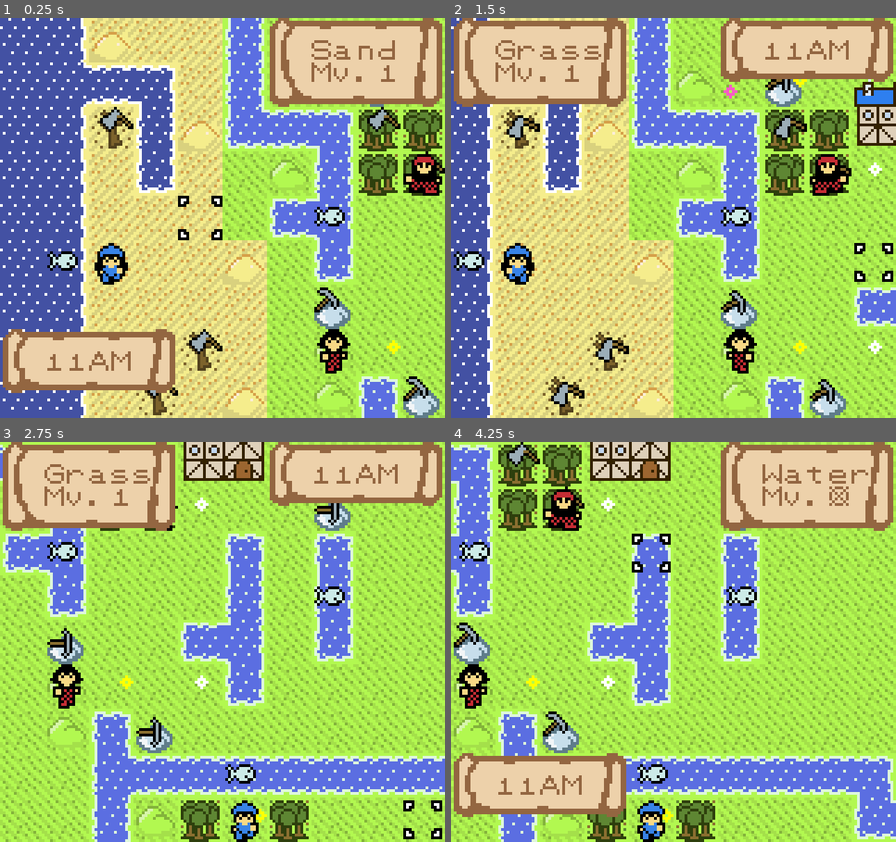
Above: before the commit, frames 1-4 (two rows, left to right).
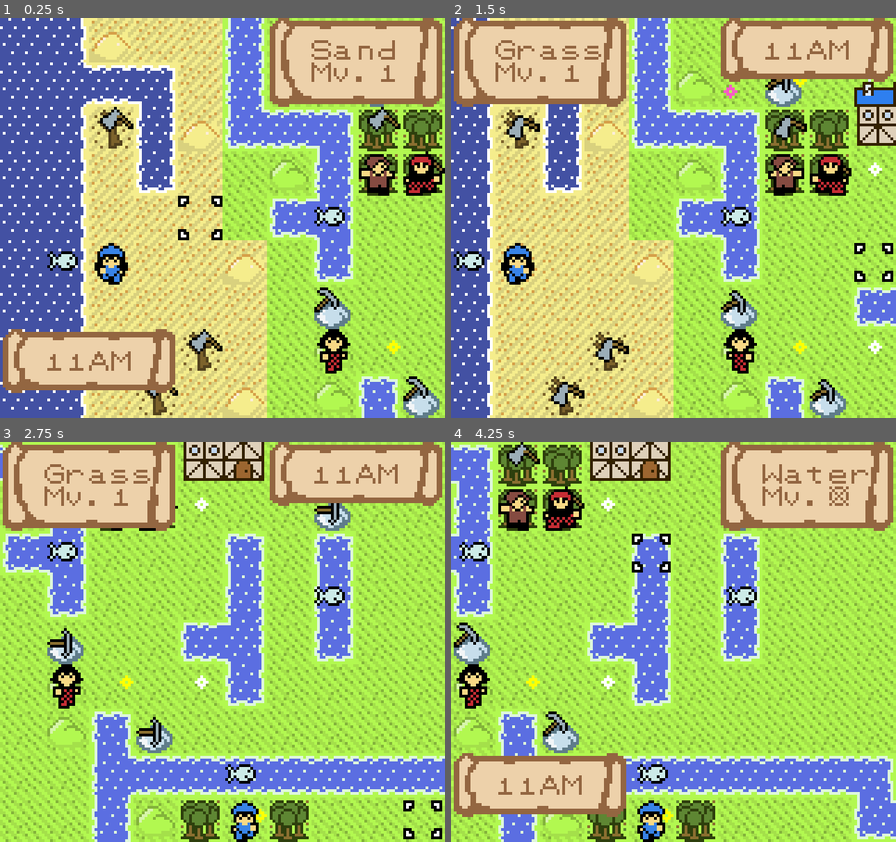
Above: after the commit, the same moments.

Repository: SummonerL/GuildBuilders
Game: Godot game, scene res://Scenes/Overworld/Overworld_Scene.tscn
The game is run twice, just before and just after one commit, with the same random seed, the same clock (stepped at 60 frames per second) and the same inputs. Sound files missing from this copy of the repository are replaced by a short silence.
Inputs:
- Up to frame 1 (0.25 s): no input
- Up to frame 2 (1.5 s): tap Enter (ui_accept) at 0.5, 0.77 s; hold Right (ui_right) 0.53-1.28 s; hold Down (ui_down) from 1.28 s (still down)
- Up to frame 3 (2.75 s): tap Enter (ui_accept) at 1.52 s; release Down (ui_down) at 2.03 s; hold Right (ui_right) from 2.03 s (still down)
- Up to frame 4 (4.25 s): release Right (ui_right) at 2.78 s; hold Up (ui_up) 2.78-3.53 s; tap Enter (ui_accept) at 3.02, 3.77 s; hold Left (ui_left) from 3.53 s (still down)

The runs differ from the first frame. In frame 1, 1.0% of the frame differs, in the area x 22-100%, y 34-67%; in frame 2, 1.1%, in the area x 12-89%, y 34-67%; in frame 3, less than 0.1%; in frame 4, 1.0%.

Commit message:
add Sawyer the woodworker

Diff:
--- a/Autoload/Game_Constants.gd
+++ b/Autoload/Game_Constants.gd
@@ -54,7 +54,8 @@
 	ANGLER_MALE,
 	ANGLER_FEMALE,
 	WOODCUTTER_MALE,
-	WOODCUTTER_FEMALE
+	WOODCUTTER_FEMALE,
+	WOODWORKER_MALE
 }
 
 # times of day
--- a/Entities/Player/Party.gd
+++ b/Entities/Player/Party.gd
@@ -11,6 +11,7 @@
 onready var angler_female_scn = preload("res://Entities/Player/Units/Angler_Female.tscn")
 onready var woodcutter_male_scn = preload("res://Entities/Player/Units/Woodcutter_Male.tscn")
 onready var woodcutter_female_scn = preload("res://Entities/Player/Units/Woodcutter_Female.tscn")
+onready var woodworker_male_scn = preload("res://Entities/Player/Units/Woodworker_Male.tscn")
 
 # keep track of all the nodes in our party
 var party_members = []
@@ -76,3 +77,7 @@
 			var woodcutter_female_node = woodcutter_female_scn.instance()
 			add_child(woodcutter_female_node)
 			party_members.append(woodcutter_female_node)
+		constants.UNIT_TYPES.WOODWORKER_MALE:
+			var woodworker_male_node = woodworker_male_scn.instance()
+			add_child(woodworker_male_node)
+			party_members.append(woodworker_male_node)
--- a/Entities/Player/Units/Angler_Female.tscn
+++ b/Entities/Player/Units/Angler_Female.tscn
@@ -18,6 +18,7 @@
 
 [node name="Angler_Female_Sprite" type="AnimatedSprite" parent="."]
 frames = SubResource( 1 )
+frame = 1
 speed_scale = 0.5
 playing = true
 centered = false
--- a/Entities/Player/Units/Woodcutter_Male.tscn
+++ b/Entities/Player/Units/Woodcutter_Male.tscn
@@ -18,6 +18,7 @@
 
 [node name="Woodcutter_Male_Sprite" type="AnimatedSprite" parent="."]
 frames = SubResource( 1 )
+frame = 1
 speed_scale = 0.5
 playing = true
 centered = false
--- /dev/null
+++ b/Entities/Player/Units/Woodworker_Male.gd
@@ -0,0 +1,45 @@
+extends "res://Entities/Player/Units/Unit_Class.gd"
+
+onready var ps = preload("res://Sprites/characters/woodworker_male_portrait1.png")
+
+# keep track of all the unique dialogue for this charater
+const CANT_FISH_WITHOUT_ROD_TEXT = '...'
+const NO_MORE_FISH_TEXT = '...'
+
+const CANT_WOODCUT_WITHOUT_AXE_TEXT = '...'
+const NO_MORE_WOOD_TEXT = '...'
+
+const INVENTORY_FULL_TEXT = '...'
+
+func unit_init():
+	unit_pos_x = 8
+	unit_pos_y = 3
+
+	unit_portrait_sprite = ps
+
+	unit_sprite_node = get_node("Woodworker_Male_Sprite")
+
+	unit_id = 5
+
+	unit_name = "Sawyer"
+	unit_class = "Woodworker"
+
+	age = 35
+
+	unit_bio = "..."
+	unit_bio += "..."
+
+	base_move = 3
+
+	#skill_levels[constants.WOODWORKING] = 5
+
+	# give the male woodcutter some starting items
+
+	# add the unit's starting ability
+
+	self.global_position = Vector2(unit_pos_x*constants.TILE_WIDTH,
+									unit_pos_y*constants.TILE_HEIGHT)
+
+func _ready():
+	unit_base_init()
+	unit_init()
--- /dev/null
+++ b/Entities/Player/Units/Woodworker_Male.tscn
@@ -0,0 +1,23 @@
+[gd_scene load_steps=5 format=2]
+
+[ext_resource path="res://Sprites/characters/woodworker_male2.png" type="Texture" id=1]
+[ext_resource path="res://Entities/Player/Units/Woodworker_Male.gd" type="Script" id=2]
+[ext_resource path="res://Sprites/characters/woodworker_male1.png" type="Texture" id=3]
+
+[sub_resource type="SpriteFrames" id=1]
+animations = [ {
+"frames": [ ExtResource( 3 ), ExtResource( 1 ) ],
+"loop": true,
+"name": "default",
+"speed": 5.0
+} ]
+
+[node name="Woodworker_Male" type="Node2D"]
+z_index = 1
+script = ExtResource( 2 )
+
+[node name="Woodworker_Male_Sprite" type="AnimatedSprite" parent="."]
+frames = SubResource( 1 )
+speed_scale = 0.5
+playing = true
+centered = false
--- a/Scenes/Overworld/Overworld_Scene.gd
+++ b/Scenes/Overworld/Overworld_Scene.gd
@@ -65,6 +65,7 @@
 	player.party.add_unit(constants.UNIT_TYPES.ANGLER_FEMALE)
 	player.party.add_unit(constants.UNIT_TYPES.WOODCUTTER_MALE)
 	player.party.add_unit(constants.UNIT_TYPES.WOODCUTTER_FEMALE)
+	player.party.add_unit(constants.UNIT_TYPES.WOODWORKER_MALE)
 
 	# mark all units as 'yet to act'
 	player.party.reset_yet_to_act()
Not shown, added: Sprites/characters/woodworker_male1.png.import
Not shown, added: Sprites/characters/woodworker_male2.png.import
Not shown, added: Sprites/characters/woodworker_male_portrait1.png.import
